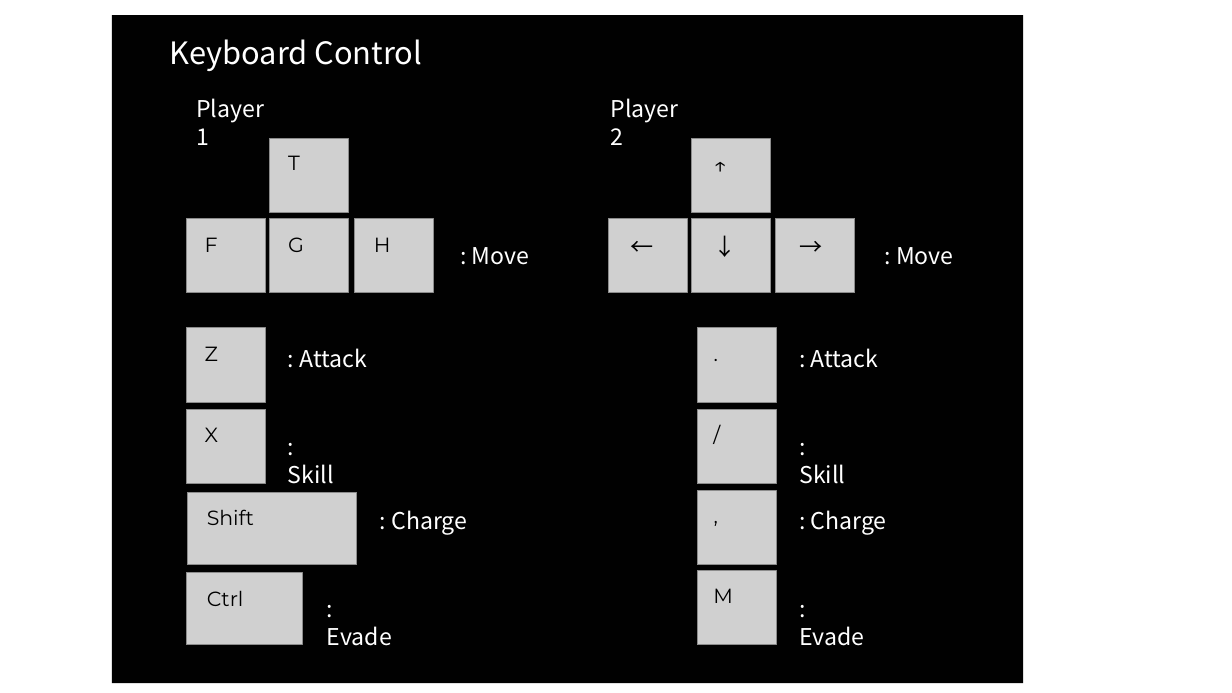
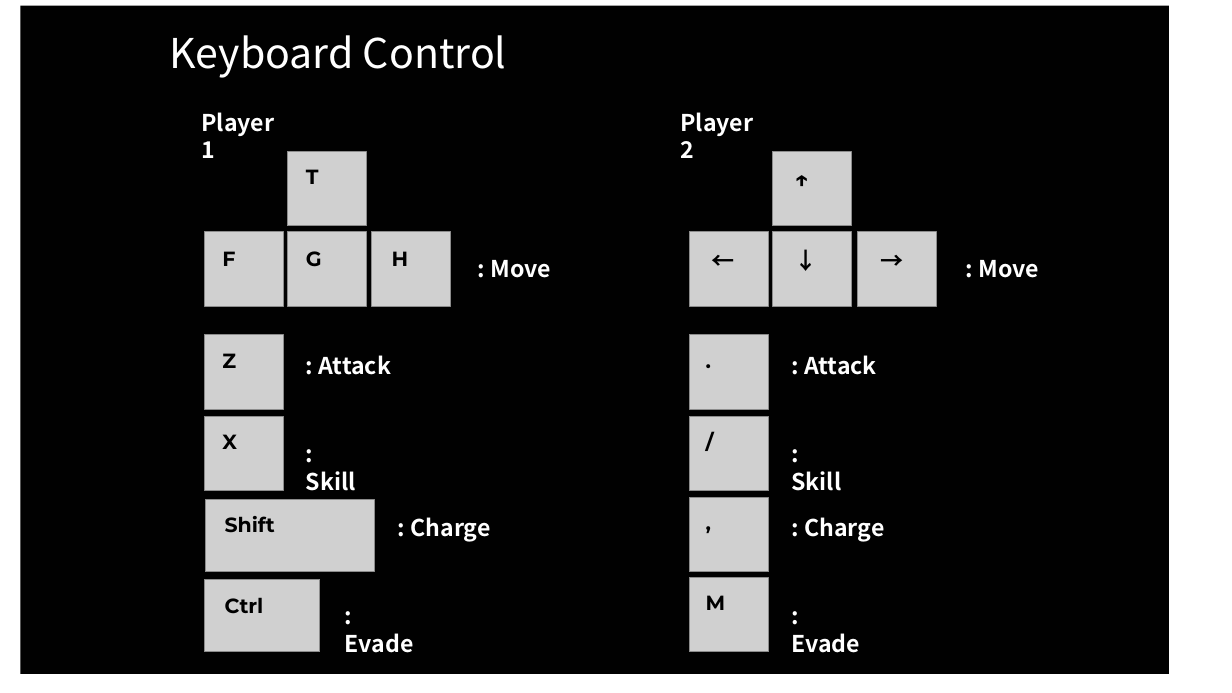
Before and after one commit to penspanic/ITWGamejam, a slide deck: slide 12 of Plan/Rocketman_씬&스킬구성.pptx. Drawn at 1232x693 pixels with LibreOffice and Linux fonts; fonts in the diff are those of the drawing; grey boxes stand for pictures. Boxes give left, top, right and bottom in pixels: in the first picture for what was removed or moved away, otherwise in the second. Text is boxed around its words. In the diff, an @@ line names an element or a change of style, - is before the commit and + after.

```diff
--- a/Plan/Rocketman_씬&스킬구성.pptx
+++ b/Plan/Rocketman_씬&스킬구성.pptx
@@ rectangle: place and size @@
-rectangle at box(112, 15, 1023, 683)
+rectangle at box(20, 6, 1169, 674)
@@ text "Keyboard Control" at box(169, 35, 507, 78): size 24 to 32 pt @@
@@ text "Player 1": place and size @@
-text "Player 1" at box(196, 98, 264, 145)
+text "Player 1" at box(201, 112, 274, 158)
@@ text "Player 2": place and size @@
-text "Player 2" at box(611, 98, 679, 145)
+text "Player 2" at box(680, 112, 753, 158)
@@ 3 pictures, 1 text: place and size @@
-3 pictures, 1 text at box(187, 139, 349, 292)
+3 pictures, 1 text at box(204, 152, 367, 306)
@@ 4 texts, 1 picture: place and size @@
-4 texts, 1 picture at box(288, 155, 529, 292)
+4 texts, 1 picture at box(306, 169, 552, 306)
@@ bold on in 28 elements at box(706, 595, 726, 610), box(804, 517, 884, 542), box(804, 355, 876, 375), box(792, 633, 861, 653), box(222, 353, 236, 368), box(225, 597, 264, 614), box(792, 471, 842, 491), box(222, 434, 237, 449), box(225, 516, 275, 533), box(410, 517, 490, 542), box(306, 251, 322, 267), box(392, 251, 409, 266), box(222, 251, 235, 266), box(201, 112, 274, 158), box(306, 169, 319, 184), box(345, 633, 414, 653), box(319, 355, 391, 375), box(306, 471, 356, 491), box(491, 260, 552, 278), box(680, 112, 753, 158), box(979, 260, 1040, 278), box(697, 344, 730, 378), box(697, 425, 732, 459), box(697, 506, 730, 540), box(872, 241, 913, 278), box(786, 160, 816, 197), box(786, 241, 836, 278), box(702, 241, 744, 278) @@
@@ 5 texts, 4 pictures: place and size @@
-5 texts, 4 pictures at box(608, 139, 953, 292)
+5 texts, 4 pictures at box(689, 152, 1040, 306)
@@ text ": Attack": place and size @@
-text ": Attack" at box(300, 348, 368, 368)
+text ": Attack" at box(319, 355, 391, 375)
@@ picture: place and size @@
-picture at box(698, 328, 777, 402)
+picture at box(689, 335, 769, 409)
@@ text ": Attack": place and size @@
-text ": Attack" at box(811, 348, 879, 368)
+text ": Attack" at box(804, 355, 876, 375)
@@ picture: place and size @@
-picture at box(698, 409, 777, 483)
+picture at box(689, 417, 769, 491)
@@ text ": Skill": place and size @@
-text ": Skill" at box(288, 464, 334, 484)
+text ": Skill" at box(306, 471, 356, 491)
@@ 3 texts: place and size @@
-3 texts at box(704, 337, 739, 603)
+3 texts at box(697, 344, 732, 610)
@@ text ": Skill": place and size @@
-text ": Skill" at box(799, 464, 845, 484)
+text ": Skill" at box(792, 471, 842, 491)
@@ 4 pictures, 4 texts: place and size @@
-4 pictures, 4 texts at box(187, 328, 357, 645)
+4 pictures, 4 texts at box(204, 335, 374, 653)
@@ text ": Charge": place and size @@
-text ": Charge" at box(391, 510, 467, 535)
+text ": Charge" at box(410, 517, 490, 542)
@@ picture: place and size @@
-picture at box(698, 491, 777, 565)
+picture at box(689, 498, 769, 572)
@@ text ",": place and size @@
-text "," at box(704, 498, 738, 532)
+text "," at box(697, 506, 730, 540)
@@ text ": Charge": place and size @@
-text ": Charge" at box(811, 510, 887, 535)
+text ": Charge" at box(804, 517, 884, 542)
@@ text ": Evade": place and size @@
-text ": Evade" at box(327, 626, 392, 646)
+text ": Evade" at box(345, 633, 414, 653)
@@ picture: place and size @@
-picture at box(698, 570, 777, 644)
+picture at box(689, 578, 769, 652)
@@ text ": Evade": place and size @@
-text ": Evade" at box(799, 626, 864, 646)
+text ": Evade" at box(792, 633, 861, 653)
```
Also in this commit, not shown: 1 other slide changed, 1 other file.
